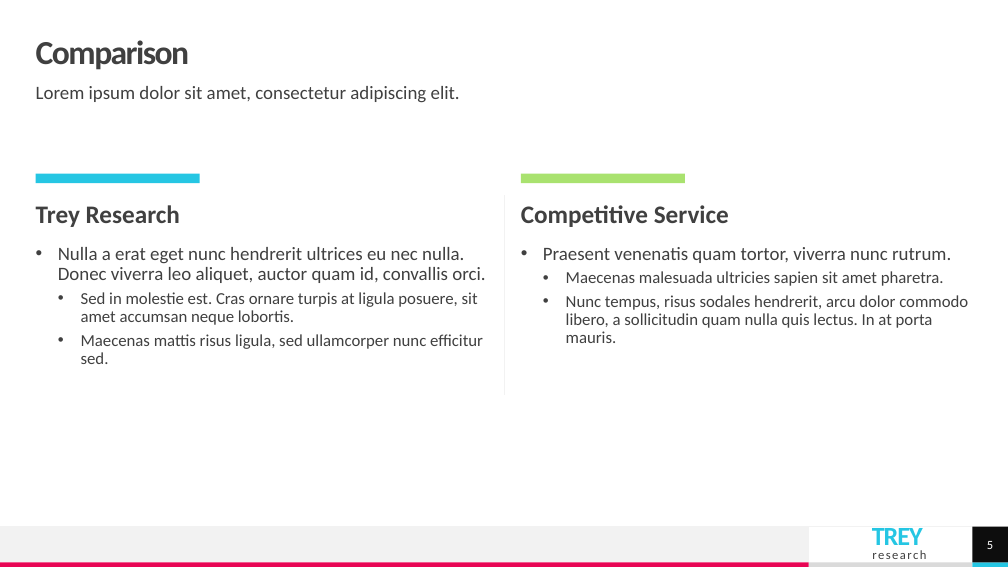
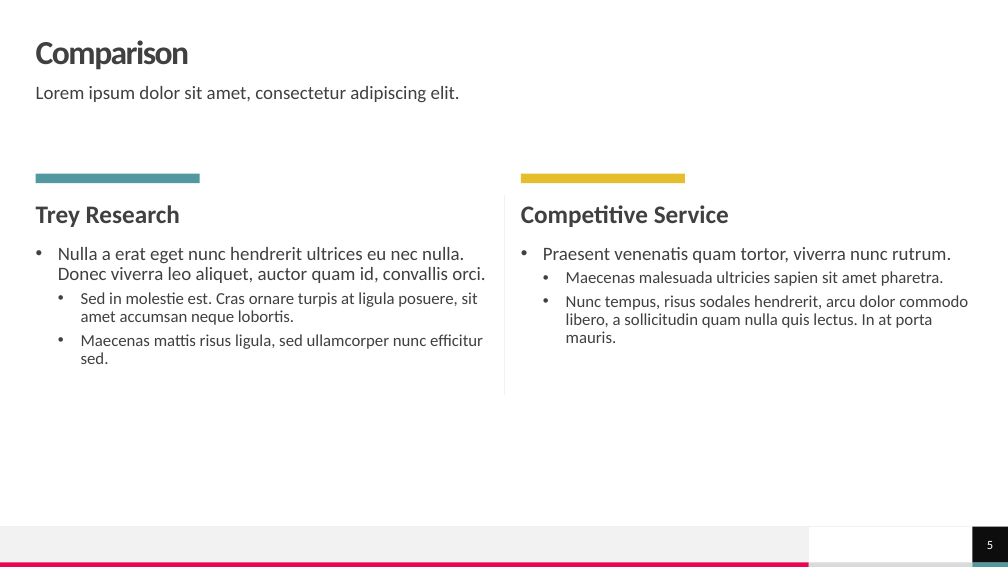
Before and after one commit to shadmehr/EmptyPython, a slide deck: slide 5 of How to build a team.pptx. Drawn at 1008x567 pixels with LibreOffice and Linux fonts; fonts in the diff are those of the drawing; background and template pictures are left out. Boxes give left, top, right and bottom in pixels: in the first picture for what was removed or moved away, otherwise in the second. Text is boxed around its words. In the diff, an @@ line names an element or a change of style, - is before the commit and + after.

```diff
--- a/How to build a team.pptx
+++ b/How to build a team.pptx
@@ rectangle at <box>36,174,200,184</box>: fill #25C6E3 to #52989E @@
@@ rectangle at <box>521,174,685,184</box>: fill #A9E26F to #E5BD2D @@
@@ text removed at <box>872,528,926,559</box> @@
-TREY
-research
@@ rectangle at <box>972,563,1008,567</box>: fill #25C6E3 to #52989E @@
```
Also in this commit, not shown: 10 other slides changed.
